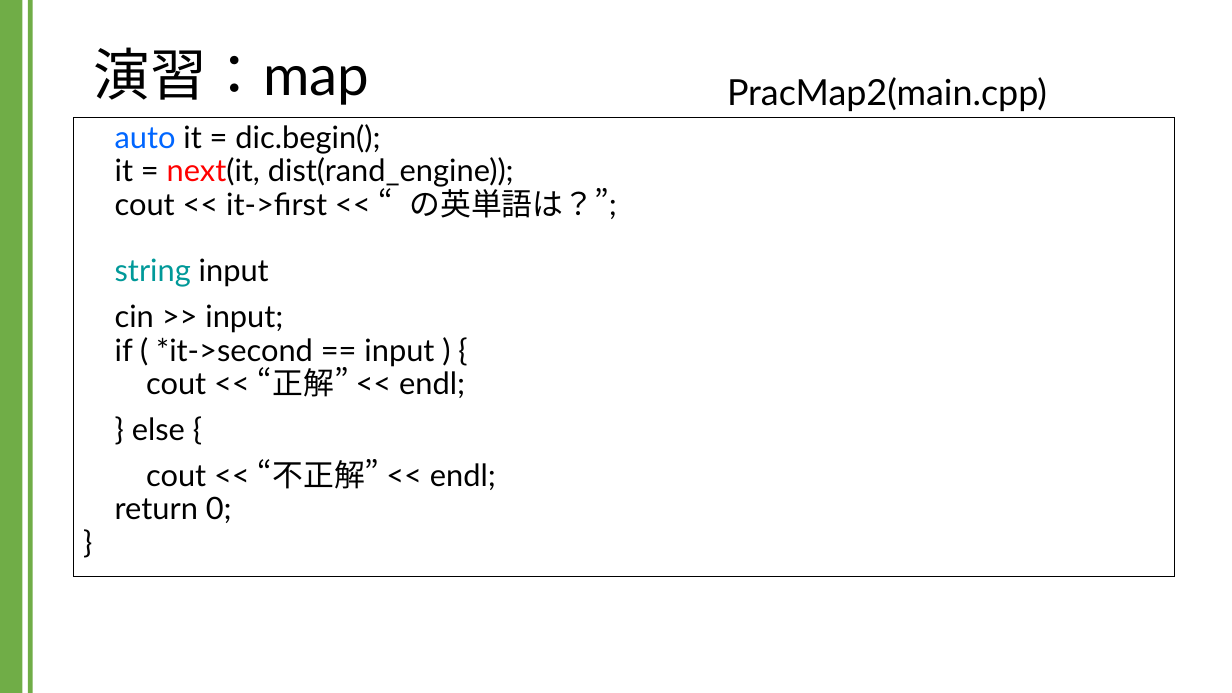
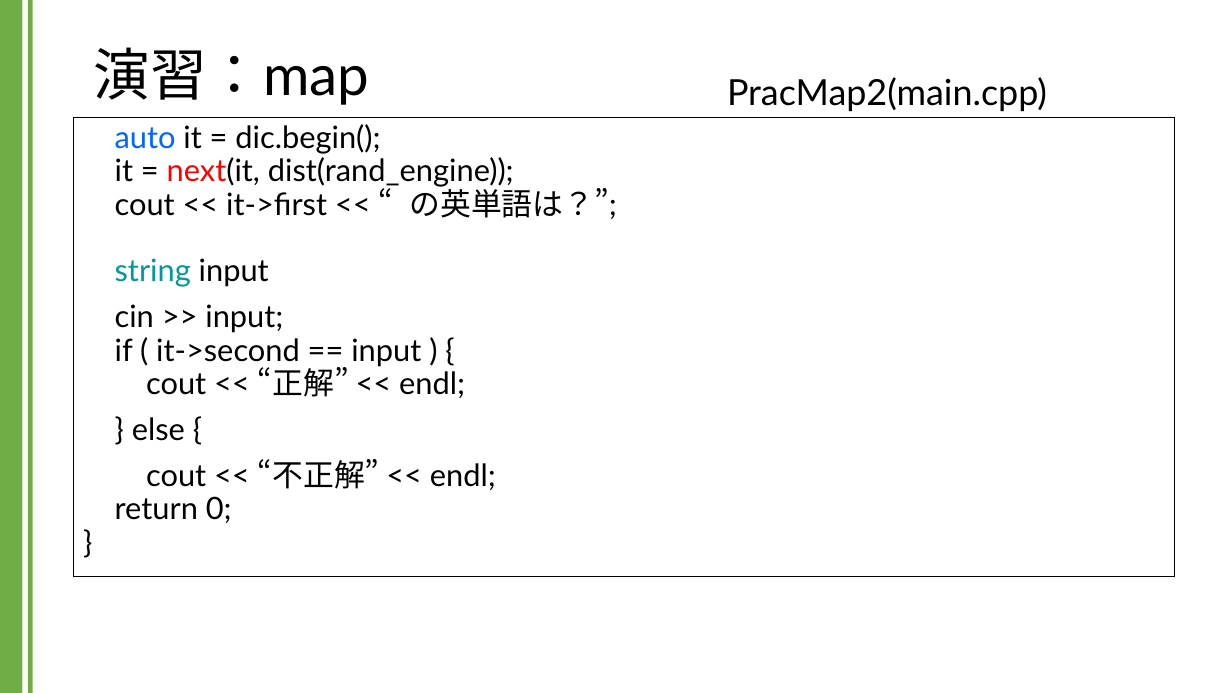
Before and after one commit to kic-murata/cpp2024, a slide deck: slide 22 of 授業資料/演習課題：map.pptx. Drawn at 1232x693 pixels with LibreOffice and Linux fonts; fonts in the diff are those of the drawing. Boxes give left, top, right and bottom in pixels: in the first picture for what was removed or moved away, otherwise in the second. Text is boxed around its words. In the diff, an @@ line names an element or a change of style, - is before the commit and + after.

```diff
--- a/授業資料/演習課題：map.pptx
+++ b/授業資料/演習課題：map.pptx
@@ text at [115, 304, 465, 398]: text changed @@
-cin >> input;
-if ( *it->second == input ) {
-cout << “正解” << endl;
+cin >> input;
+if ( it->second == input ) {
+cout << “正解” << endl;
```
Also in this commit, not shown: 3 other slides changed.
